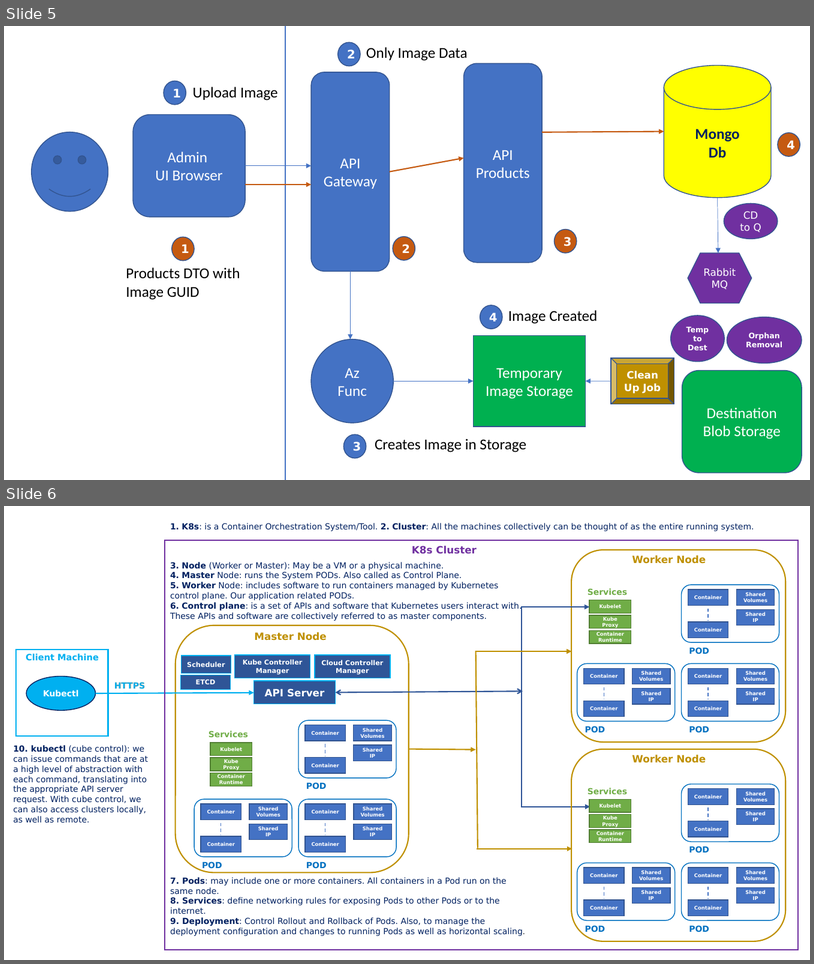
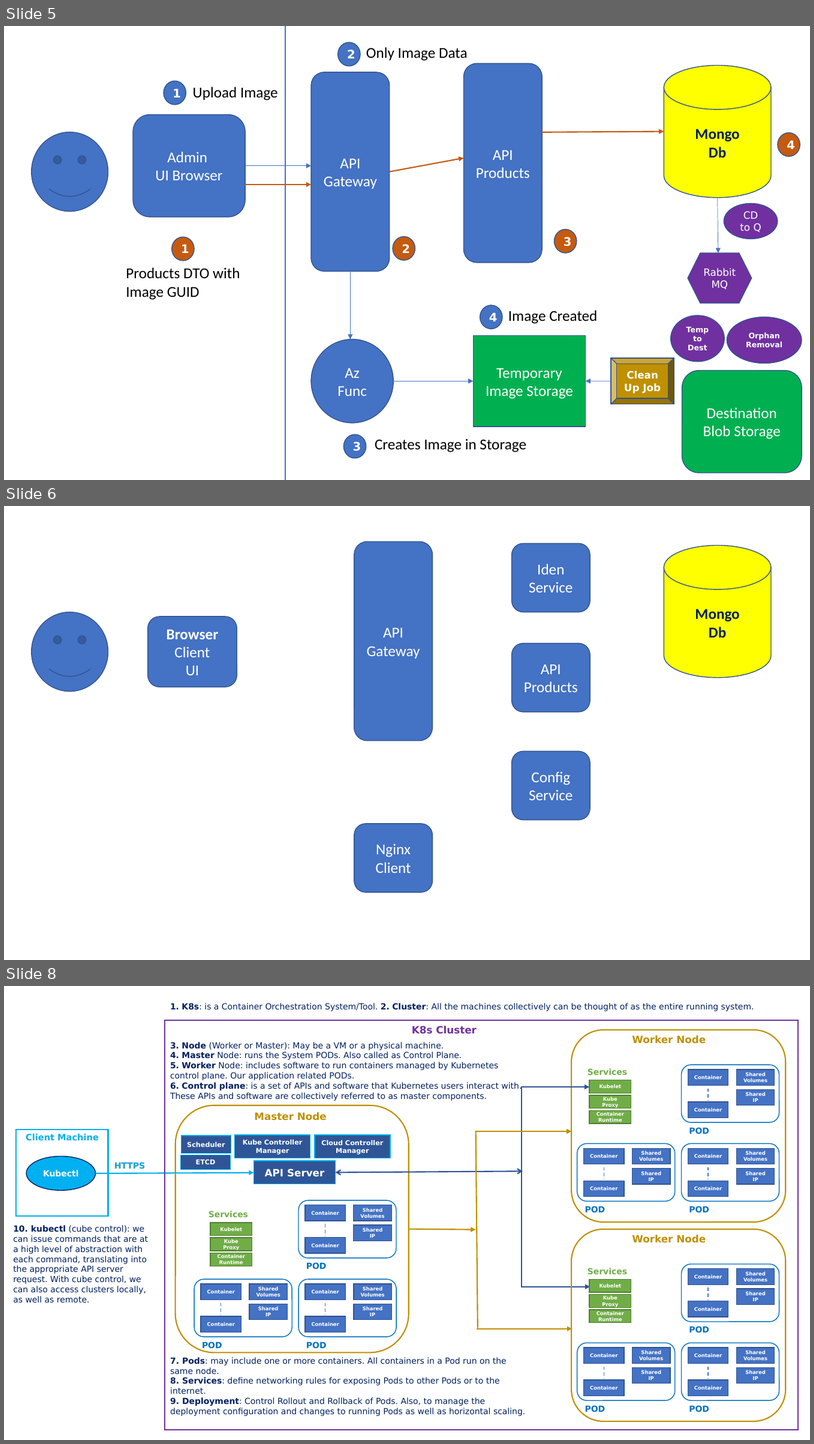
Before and after one commit to vishipayyallore/eshop-main, a slide deck: Documentation/Architecture.pptx. Shown one above the other, each under a label of ours: slides 5 and 6 before the commit, slides 5, 6 and 8 after it; the slides between them are not shown. The pictures are 814x964 and 814x1444 pixels, drawn with LibreOffice and Linux fonts; fonts in the diff are those of the drawing. Boxes give left, top, right and bottom in pixels: in the first picture for what was removed or moved away, otherwise in the second. Text is boxed around its words. In the diff, an @@ line names an element or a change of style, - is before the commit and + after.

```diff
--- a/Documentation/Architecture.pptx
+++ b/Documentation/Architecture.pptx
@@ slide 6 added at box(4, 506, 810, 960), background #FFFFFF @@
@@ rounded rectangle added at box(354, 541, 433, 741), fill #4472C4, outline #325491 1 pt, 18 pt, text #FFFFFF @@
+API Gateway
@@ rounded rectangle added at box(512, 544, 591, 612), fill #4472C4, outline #325491 1 pt, 18 pt, text #FFFFFF @@
+Iden
+Service
@@ cylinder added at box(665, 546, 771, 678), fill #FFFF00, outline #325491 1 pt, 18 pt, text #002060, bold @@
+Mongo
+Db
@@ smiley face added at box(31, 612, 108, 691), fill #4472C4, outline #325491 1 pt @@
@@ rounded rectangle added at box(148, 616, 237, 686), fill #4472C4, outline #325491 1 pt, 18 pt, text #FFFFFF @@
+Browser
+Client
+UI
@@ rounded rectangle added at box(512, 643, 591, 712), fill #4472C4, outline #325491 1 pt, 18 pt, text #FFFFFF @@
+API Products
@@ rounded rectangle added at box(512, 751, 591, 819), fill #4472C4, outline #325491 1 pt, 18 pt, text #FFFFFF @@
+Config
+Service
@@ rounded rectangle added at box(354, 823, 433, 892), fill #4472C4, outline #325491 1 pt, 18 pt, text #FFFFFF @@
+Nginx
+Client
@@ what was slide 6 is now slide 8 @@
```
Also in this commit, not shown: 1 other slide added.
